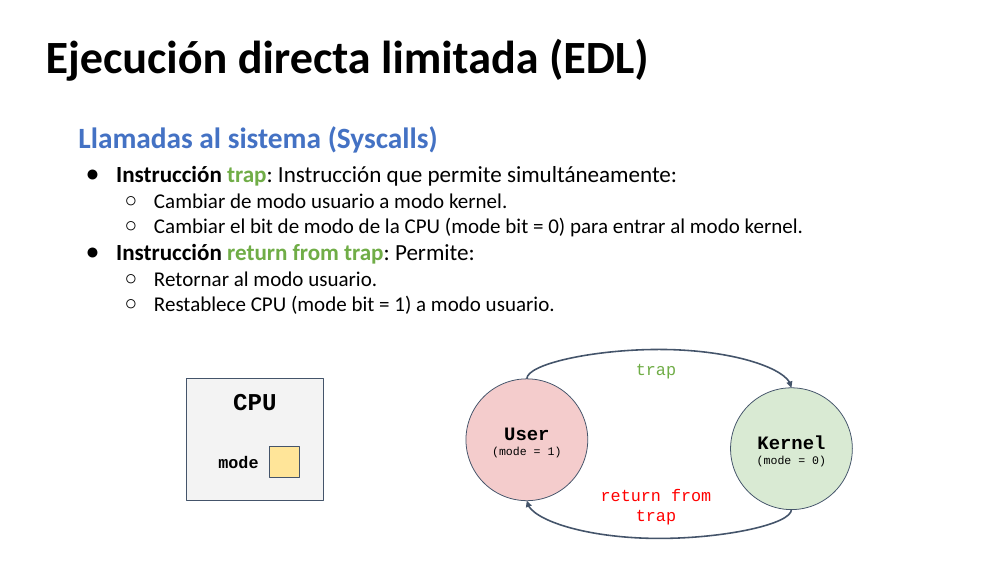
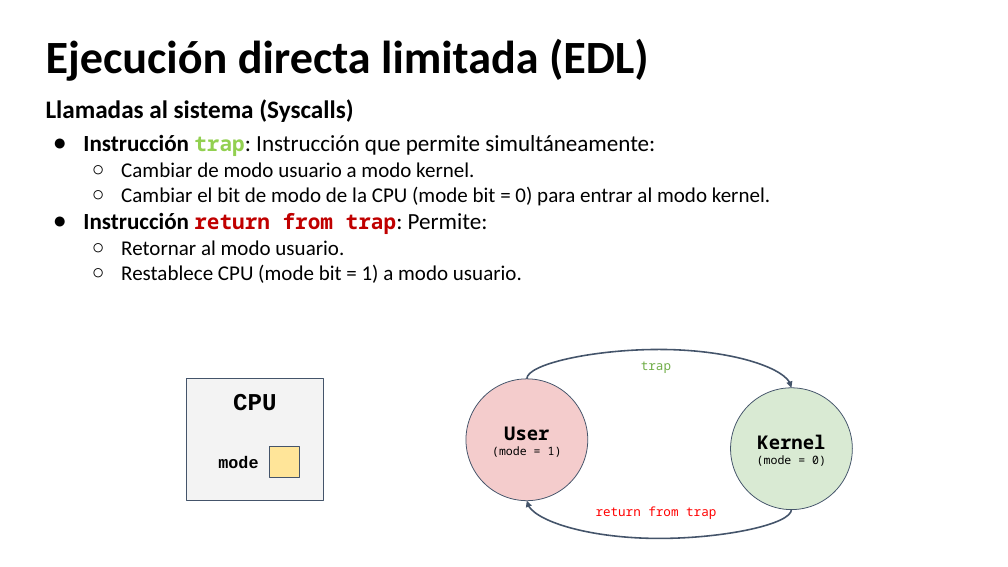
Before and after one commit to udea-so/apuntes_2026-2_SO-virtual, a slide deck: slide 22 of clase_04/SO_apuntes_clase4.pptx. Drawn at 1008x567 pixels with LibreOffice and Linux fonts; fonts in the diff are those of the drawing. Boxes give left, top, right and bottom in pixels: in the first picture for what was removed or moved away, otherwise in the second. Text is boxed around its words. In the diff, an @@ line names an element or a change of style, - is before the commit and + after.

```diff
--- a/clase_04/SO_apuntes_clase4.pptx
+++ b/clase_04/SO_apuntes_clase4.pptx
@@ text "Llamadas al sistema (Syscalls)": place and size @@
-text "Llamadas al sistema (Syscalls)" at bbox=[78, 126, 803, 314]
+text "Llamadas al sistema (Syscalls)" at bbox=[46, 99, 770, 283]
@@ text at bbox=[46, 99, 655, 234]: size 28 to 24 pt, text colour #4472C4 to #000000 in "Llamadas al sistema (Syscalls)"; size 22 to 20 pt, font Calibri to Noto Sans Mono in "trap:", "return from trap:"; text colour #70AD47 to #92D050 in "trap:"; text colour #70AD47 to #C00000 in "return from trap:" @@
@@ text "trap" at bbox=[641, 361, 671, 373]: size 16 to 12 pt, font Courier New to Noto Sans Mono @@
@@ ellipse "User" at bbox=[466, 379, 588, 501]: font Courier New to Noto Sans Mono @@
@@ ellipse "Kernel" at bbox=[730, 388, 852, 510]: font Courier New to Noto Sans Mono @@
@@ text "return from trap" at bbox=[596, 506, 716, 519]: size 16 to 12 pt, font Courier New to Noto Sans Mono @@
@@ text "return from trap": place and size @@
-text "return from trap" at bbox=[601, 489, 711, 525]
+text "return from trap" at bbox=[596, 506, 716, 519]
```
Also in this commit, not shown: 31 other slides changed, 10 slides added, 1 slide removed, 5 other files.
